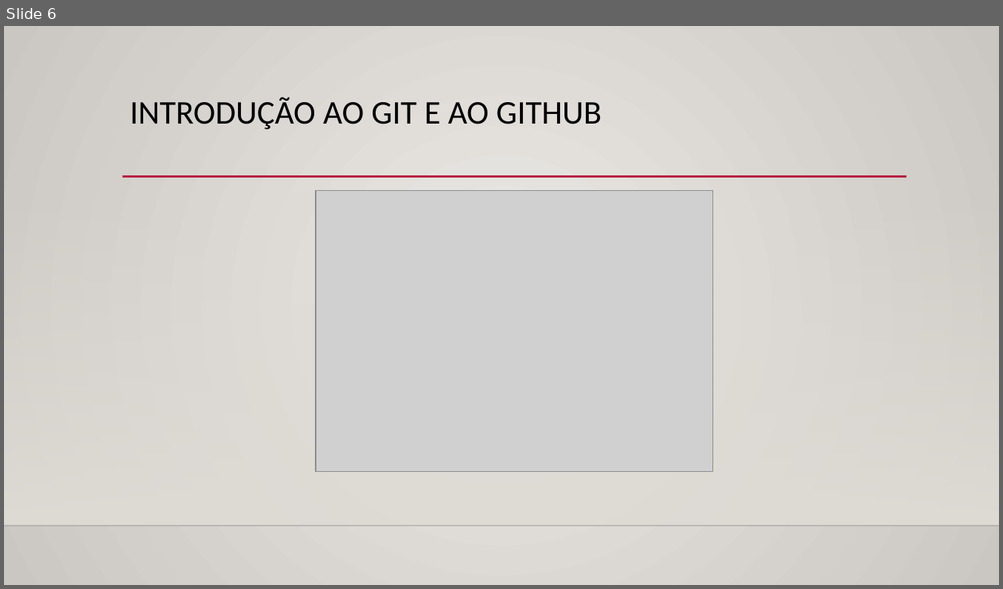
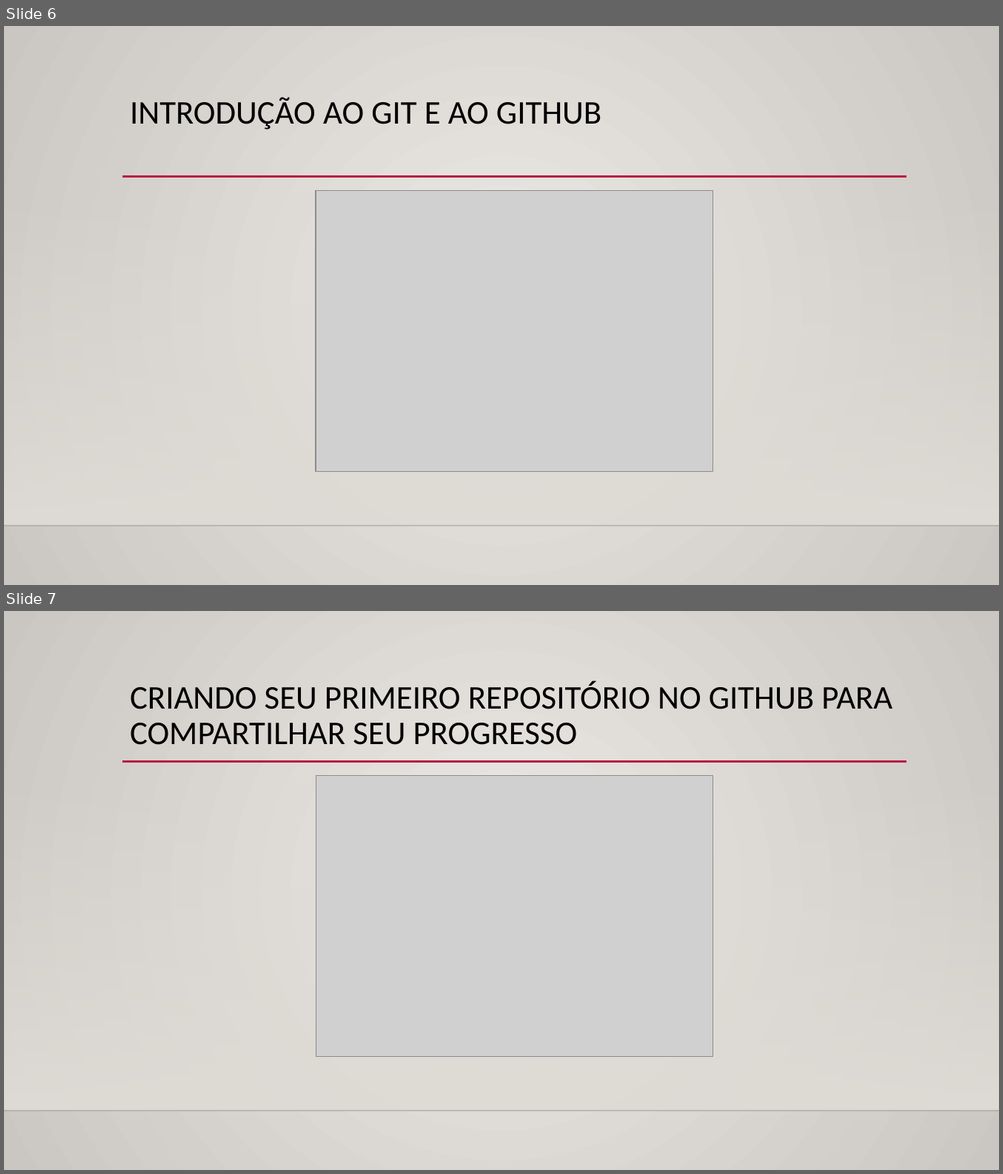
Before and after one commit to Rosem111/Evolu-o-na-DIO, a slide deck: Conquistas/Conquistas.pptx. Shown one above the other, each under a label of ours: slide 6 before the commit, slides 6 and 7 after it. The pictures are 1003x589 and 1003x1174 pixels, drawn with LibreOffice and Linux fonts; fonts in the diff are those of the drawing; grey boxes stand for pictures; background and template pictures are left out. Boxes give left, top, right and bottom in pixels: in the first picture for what was removed or moved away, otherwise in the second. Text is boxed around its words. In the diff, an @@ line names an element or a change of style, - is before the commit and + after.

Commit message:
Conquistas até o Atual Momento

```diff
--- a/Conquistas/Conquistas.pptx
+++ b/Conquistas/Conquistas.pptx
@@ slide 7 added at [4,611,999,1170], background gradient #ECEAE7 to #CAC7C1; not listed: 3 template elements that a slide beside it also shows @@
@@ title added at [130,681,892,745], 32 pt, text #000000 @@
+CRIANDO SEU PRIMEIRO REPOSITÓRIO NO GITHUB PARA COMPARTILHAR SEU PROGRESSO
@@ picture added at [316,775,712,1056] @@
```
